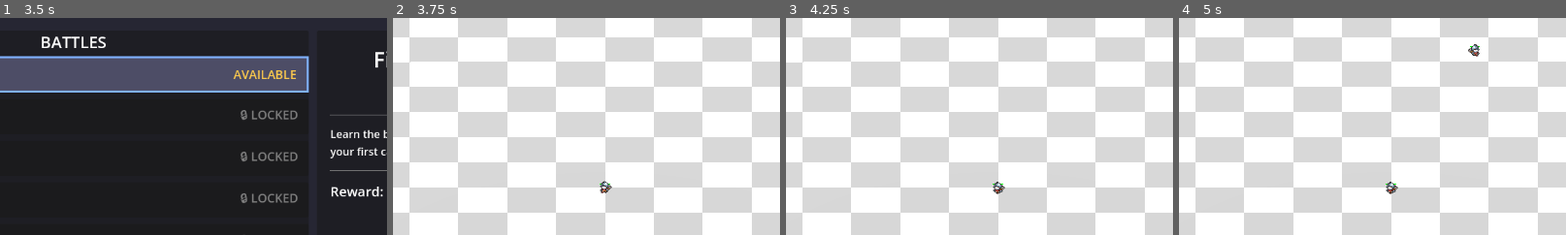
Above: before the commit, frames 1-4 (left to right).
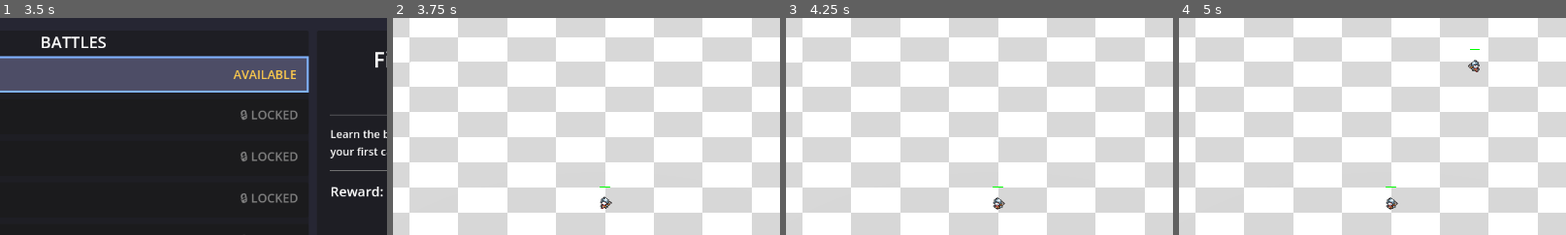
Above: after the commit, the same moments.

Repository: amari-charles/project-summoner
Game: Godot game, scene res://scenes/ui/main_menu.tscn
The game is run twice, just before and just after one commit, with the same random seed, the same clock (stepped at 60 frames per second) and the same inputs.
Inputs (mouse positions are % of the whole screen's width and height, from its top left):
- Up to frame 1 (3.5 s): click "PLAY" at 0.5 s; click "SELECT" at 1.25 s; click "CHOOSE WARRIOR" at 2 s; click (32, 26) at 2.75 s
- Up to frame 2 (3.75 s): click "START BATTLE" at 3.5 s
- Up to frame 3 (4.25 s): no input
- Up to frame 4 (5 s): tap Enter at 4.25 s; drag from (50, 83) to (60, 28) at 4.27 s
The pictures show only the part of the screen within x 23-73%, y 14-63%; the shares and areas given below are measured in that part.

Frame 1 is identical in both runs. In frame 2, 0.2% of the frame differs, in the area x 53-57%, y 75-88%; in frame 3, 0.2%; in frame 4, 0.5%, in the area x 53-78%, y 12-89%.

Commit message:
Fix sprite positioning and improve shadow visibility
**Sprite Height Fix:**
- Lowered Sprite3D from Y=3.0 to Y=1.5 in both components
- Y=3.0 was too high, causing visual/projectile spawn mismatch
- Y=1.5 centers sprite at mid-body for ~3-unit tall characters
- Character feet now at Y~=0, head at Y~=3.0
- Projectile spawn points (Y=1.0) now align with sprite

**HP Bar Adjustment:**
- Adjusted offset_y from 3.5 to 3.2 to match new sprite height
- HP bars now positioned correctly above character heads

**Shadow Visibility Improvements:**
- Changed cull_mask from layer 1 only to all layers (0xFFFFFFFF)
- Disabled distance_fade to ensure shadows always visible
- Set upper_fade=0.0, lower_fade=0.1 for smooth ground blending
- Added debug output to troubleshoot Decal projection

**Known Issue:**
Sprite3D height (Y=1.5) is a default for human-sized characters.
Different character sizes (giants, goblins) would need custom heights.
Future: Make visual component height configurable per-character.

🤖 Generated with [Claude Code](https://claude.com/claude-code)

Co-Authored-By: Claude <noreply@anthropic.com>

Diff:
--- a/scenes/units/skeletal_character_2d5_component.tscn
+++ b/scenes/units/skeletal_character_2d5_component.tscn
@@ -9,7 +9,7 @@
 script = ExtResource("1_script")
 
 [node name="Sprite3D" type="Sprite3D" parent="."]
-transform = Transform3D(1, 0, 0, 0, 1, 0, 0, 0, 1, 0, 3, 0)
+transform = Transform3D(1, 0, 0, 0, 1, 0, 0, 0, 1, 0, 1.5, 0)
 pixel_size = 0.01
 billboard = 2
 shaded = true
--- a/scenes/units/sprite_character_2d5_component.tscn
+++ b/scenes/units/sprite_character_2d5_component.tscn
@@ -9,7 +9,7 @@
 script = ExtResource("1_script")
 
 [node name="Sprite3D" type="Sprite3D" parent="."]
-transform = Transform3D(1, 0, 0, 0, 1, 0, 0, 0, 1, 0, 3, 0)
+transform = Transform3D(1, 0, 0, 0, 1, 0, 0, 0, 1, 0, 1.5, 0)
 pixel_size = 0.025
 billboard = 2
 shaded = true
--- a/scripts/ui/floating_hp_bar.gd
+++ b/scripts/ui/floating_hp_bar.gd
@@ -7,7 +7,7 @@
 ## Visual settings
 @export var bar_width: float = 0.8  ## Width in world units (smaller for units)
 @export var bar_height: float = 0.08  ## Height in world units
-@export var offset_y: float = 3.5  ## Height above unit
+@export var offset_y: float = 3.2  ## Height above unit
 @export var show_on_damage_only: bool = false  ## Hide when at full HP
 @export var fade_delay: float = 3.0  ## Seconds before fading when damaged
 @export var fade_duration: float = 0.5  ## Fade out time
--- a/scripts/units/shadow_component.gd
+++ b/scripts/units/shadow_component.gd
@@ -11,6 +11,14 @@
 
 func _ready() -> void:
 	_setup_shadow()
+
+	# Debug: Print shadow setup
+	print("ShadowComponent ready:")
+	print("  Position: %v" % position)
+	print("  Rotation: %v" % rotation_degrees)
+	print("  Size: %v" % size)
+	print("  Texture: %s" % (texture_albedo != null))
+	print("  Albedo mix: %.2f" % albedo_mix)
 
 func _setup_shadow() -> void:
 	# Create circular gradient texture for shadow
@@ -35,8 +43,13 @@
 	# Disable other texture channels (only use albedo for shadow)
 	modulate = Color(0, 0, 0, 1)  # Black shadow
 
-	# Render settings
-	cull_mask = 1  # Project onto layer 1 (ground)
+	# Render settings - project onto all layers
+	cull_mask = 0xFFFFFFFF  # Project onto all render layers
+
+	# Ensure decal is visible
+	distance_fade_enabled = false
+	upper_fade = 0.0  # No fade at top of projection volume
+	lower_fade = 0.1  # Small fade at bottom to blend with ground
 
 func _create_shadow_texture() -> void:
 	# Create a circular gradient image for the shadow
